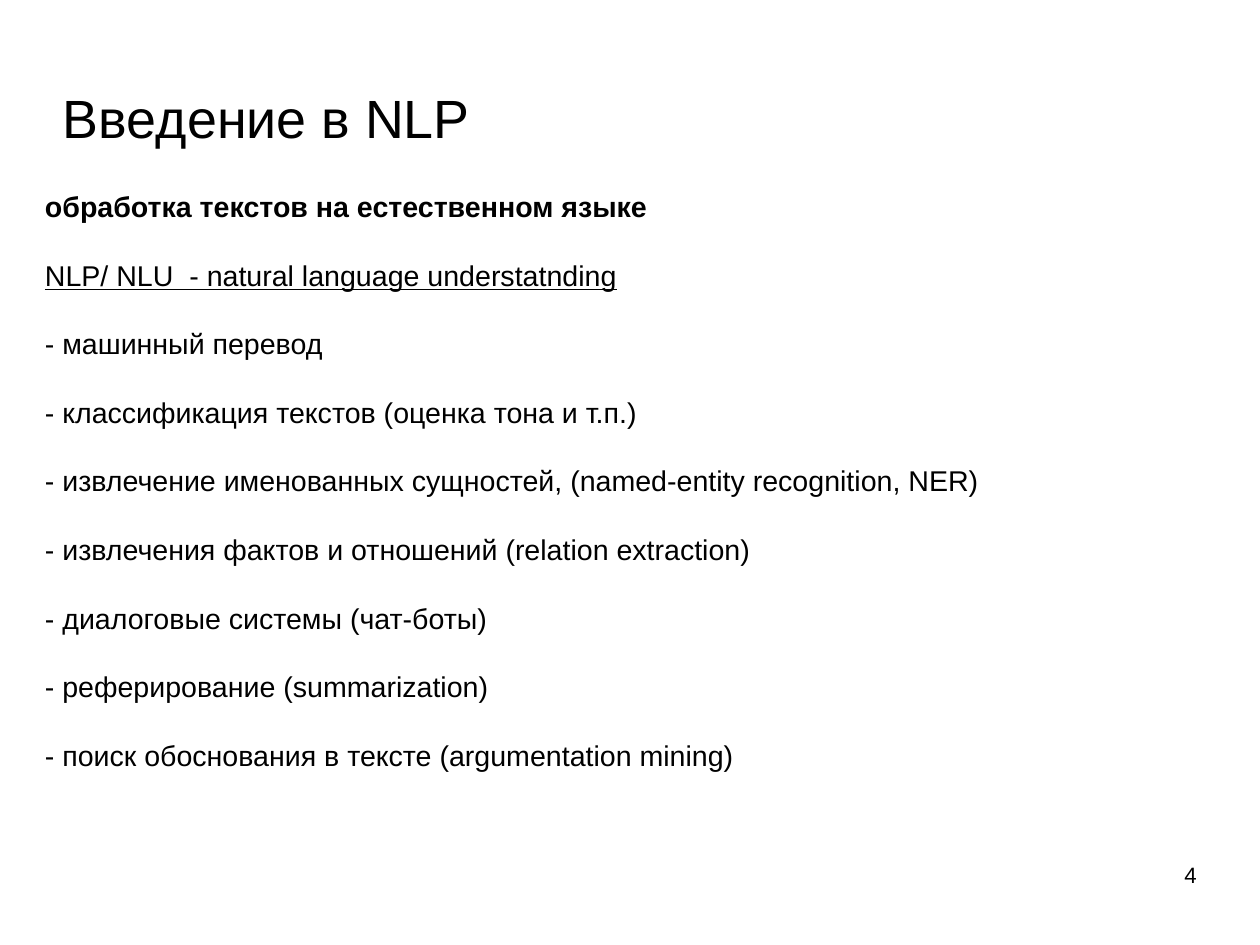
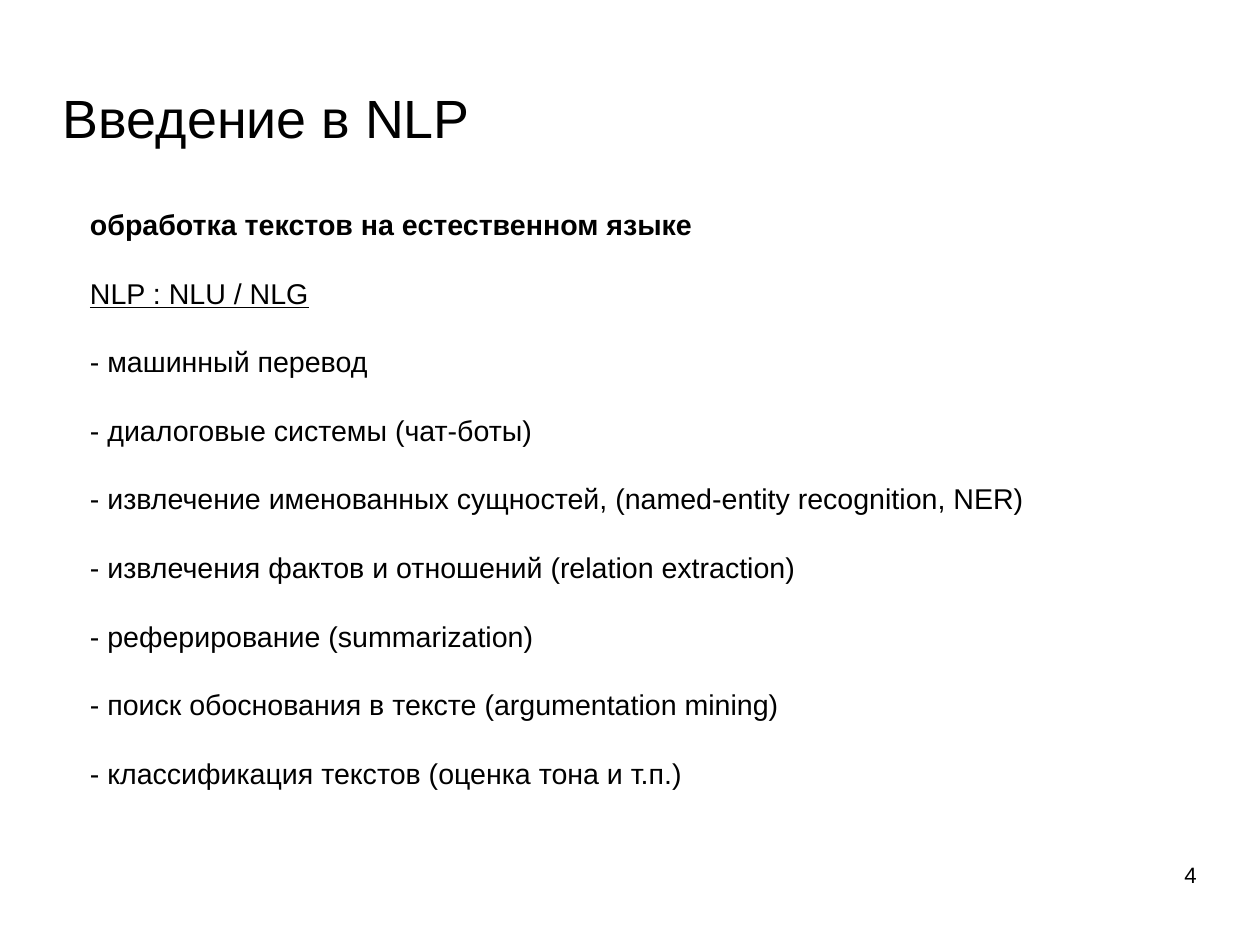
Before and after one commit to mechanoid5/ml_nlp_2022, a slide deck: slide 4 of 01-intro.odp. Drawn at 1260x945 pixels with LibreOffice and Linux fonts; fonts in the diff are those of the drawing; background and template pictures are left out. Boxes give left, top, right and bottom in pixels: in the first picture for what was removed or moved away, otherwise in the second. Text is boxed around its words. In the diff, an @@ line names an element or a change of style, - is before the commit and + after.

```diff
--- a/01-intro.odp
+++ b/01-intro.odp
@@ text "обработка текстов на естественном языке": place and size @@
-text "обработка текстов на естественном языке" at [45,196,978,771]
+text "обработка текстов на естественном языке" at [90,214,1023,789]
@@ text at [90,284,309,308]: text changed @@
-NLP/ NLU - natural language understatnding
+NLP : NLU / NLG
@@ text at [107,420,532,446]: text changed @@
-- классификация текстов (оценка тона и т.п.)
+- диалоговые системы (чат-боты)
@@ text at [62,608,487,634]: paragraph removed @@
-- диалоговые системы (чат-боты)
@@ text at [107,763,682,789]: paragraph added @@
+- классификация текстов (оценка тона и т.п.)
```
Also in this commit, not shown: 1 other slide changed, 1 slide added, 1 other file.
